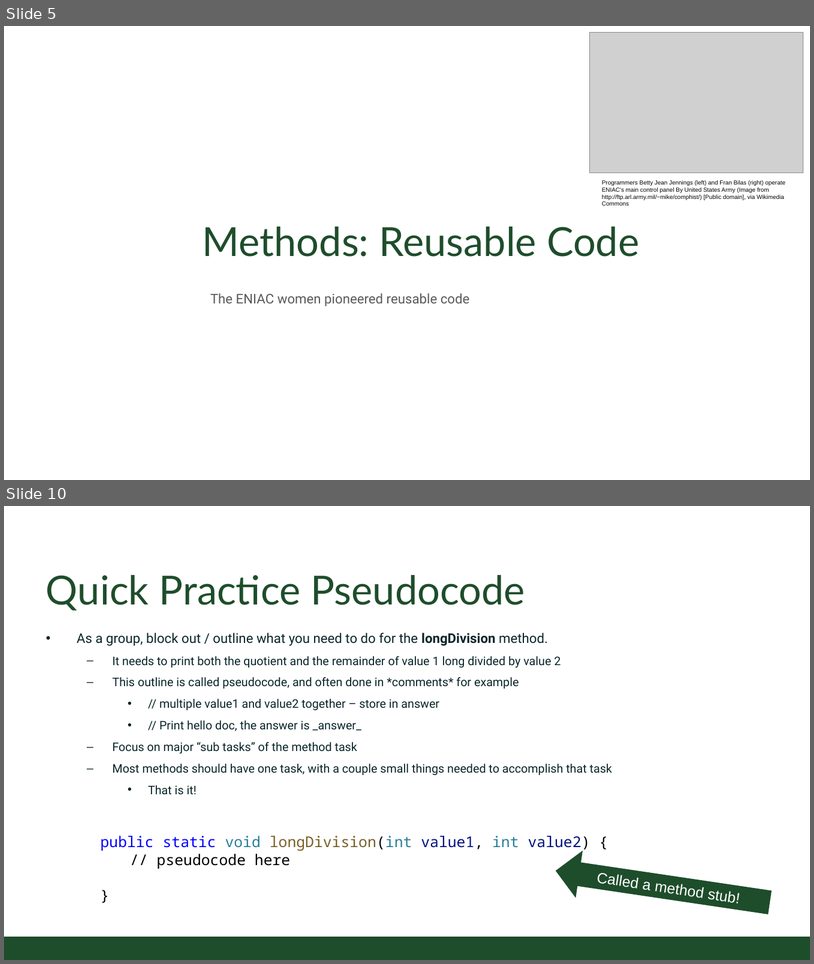
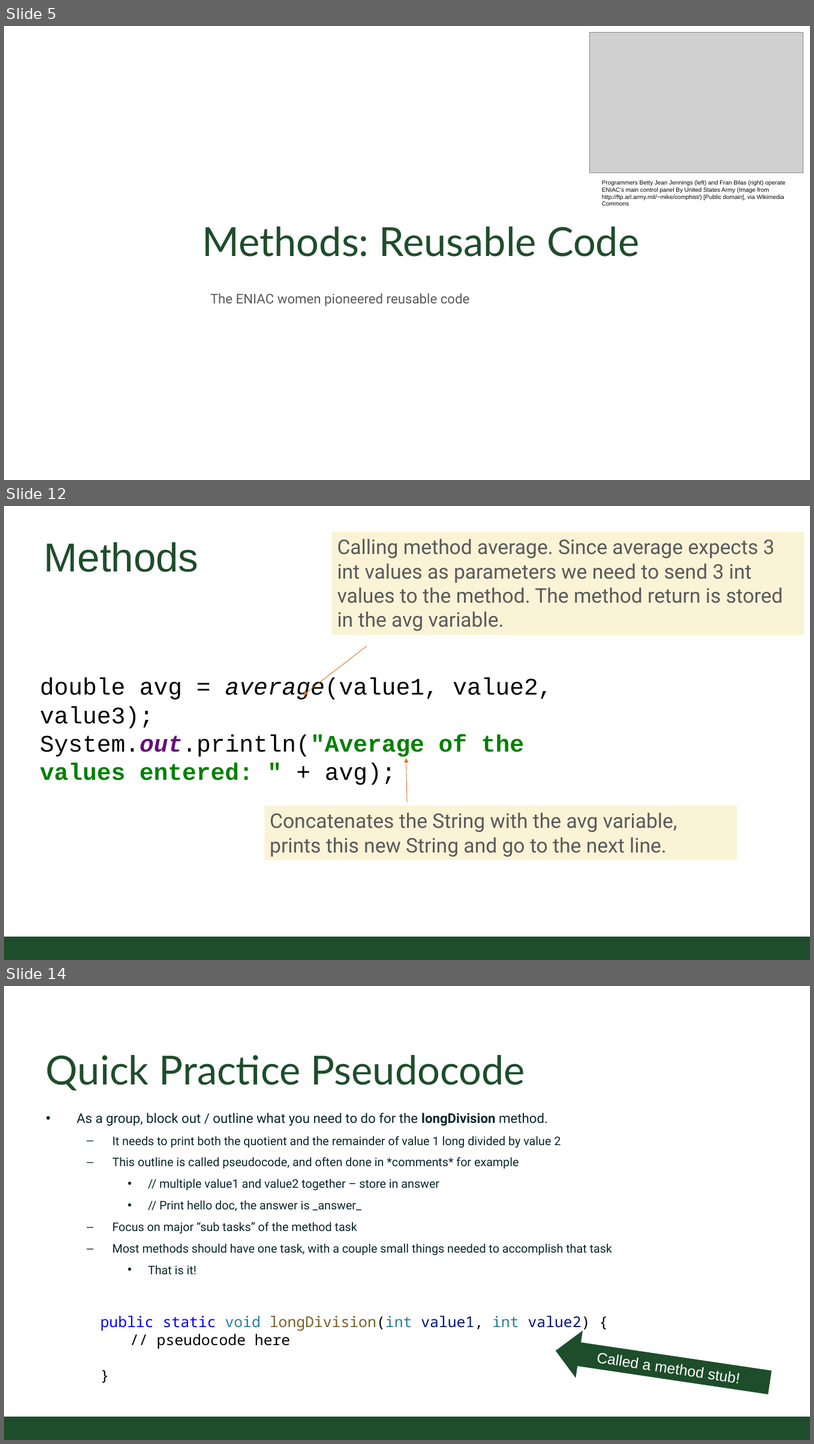
Before and after one commit to CSU-CompSci-CS163-4/Handouts, a slide deck: slides/On-Campus/02_02_ObjectsMethods.pptx. Shown one above the other, each under a label of ours: slides 5 and 10 before the commit, slides 5, 12 and 14 after it; the slides between them are not shown. The pictures are 814x964 and 814x1444 pixels, drawn with LibreOffice and Linux fonts; fonts in the diff are those of the drawing; grey boxes stand for pictures; background and template pictures are left out. Boxes give left, top, right and bottom in pixels: in the first picture for what was removed or moved away, otherwise in the second. Text is boxed around its words. In the diff, an @@ line names an element or a change of style, - is before the commit and + after.

Commit message:
Methods and Objects Lecture updated

```diff
--- a/slides/On-Campus/02_02_ObjectsMethods.pptx
+++ b/slides/On-Campus/02_02_ObjectsMethods.pptx
@@ slide 12 added at <box>4,506,810,960</box>, background #FFFFFF @@
@@ rectangle added at <box>332,532,805,634</box>, fill #FBF3D6, 27.2 pt, text #59595B @@
+Calling method average. Since average expects 3 int values as parameters we need to send 3 int values to the method. The method return is stored in the avg variable.
@@ title added at <box>44,542,198,572</box>, 54.4 pt, text #1E4D2B @@
+Methods
@@ arrow added from (367, 646) to (303, 695), #D87527 0.75 pt @@
@@ text added at <box>40,678,552,785</box>, 32 pt, text #000000 @@
+double avg = average(value1, value2, value3);
+System.out.println("Average of the values entered: " + avg);
@@ arrow added from (407, 802) to (407, 758), #D87527 0.75 pt @@
@@ rectangle added at <box>265,805,738,860</box>, fill #FBF3D6, 27.2 pt, text #59595B @@
+Concatenates the String with the avg variable, prints this new String and go to the next line.
@@ rectangle added at <box>4,936,810,960</box>, fill #1E4D2B @@
@@ what was slide 10 is now slide 14 @@
```
Also in this commit, not shown: 5 slides changed, 9 other slides added, 5 slides removed.
